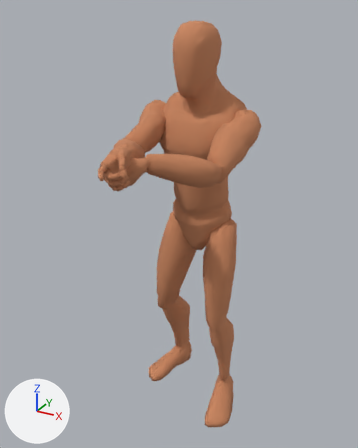
The Blender file rigs/human/combat/ranged/animation-human-pistol-fire.blend as it was, and as the next commit left it.
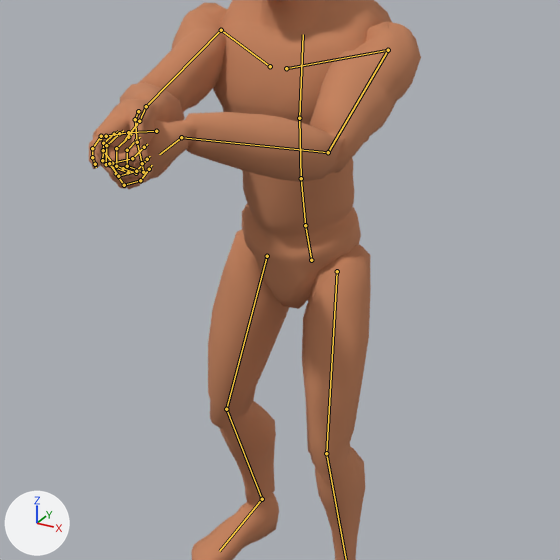
Each version is shown whole from a camera (50 mm lens) standing at (0.916, -1.876, 1.825) and looking at (0.0, -0.211, 0.993), then close up on the part from 15% to 92% of the width and 22% to 83% of the height. The axes (+X, +Y, +Z) are drawn at lower left. The lights are the same throughout. The first two pictures are the older version. Both versions are drawn at frame 10 of the action 'Pistol Fire'; the numbers are the values there. The bones that change, and the others that lie on the model, are drawn over the model as lines in the close-ups.

Objects in the first close-up: 'Mannequin'.
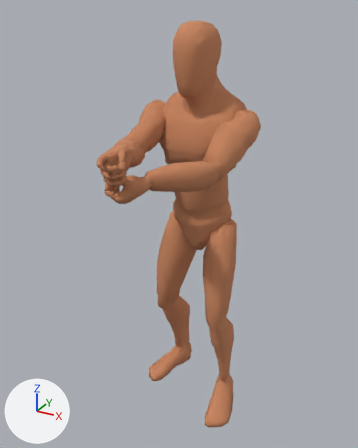
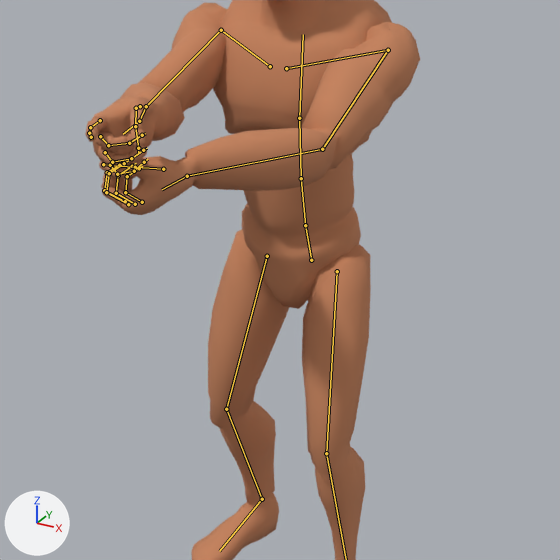
The change in detail:
Bone 'CTRL_Arm_L' (bone_ctrl_arm_l) moves from (0.136, -0.55, -0.737) to (0.186, -0.591, -0.701).
Bone 'CTRL_Arm_L' (bone_ctrl_arm_l) turns from (13, 135, -15) to (17, 144, -11) degrees about its own x, y and z.
Bone 'CTRL_Arm_R' (bone_ctrl_arm_r) turns from (123, -89, -57) to (-50, -90, 129) degrees about its own x, y and z.

Where the change shows, as pixel boxes [x1, y1, x2, y2] in the close-ups (560 x 560 px):
'Mannequin', posed
    before: [89, 0, 421, 560]
    after: [85, 0, 420, 560]
